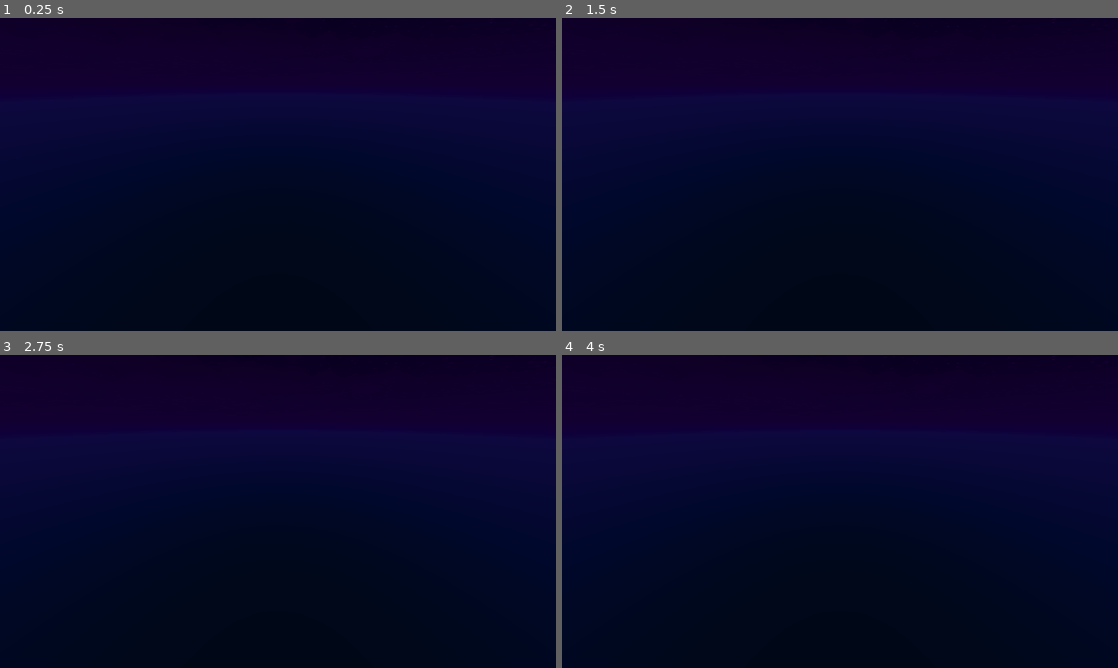
Above: before the commit, frames 1-4 (two rows, left to right).
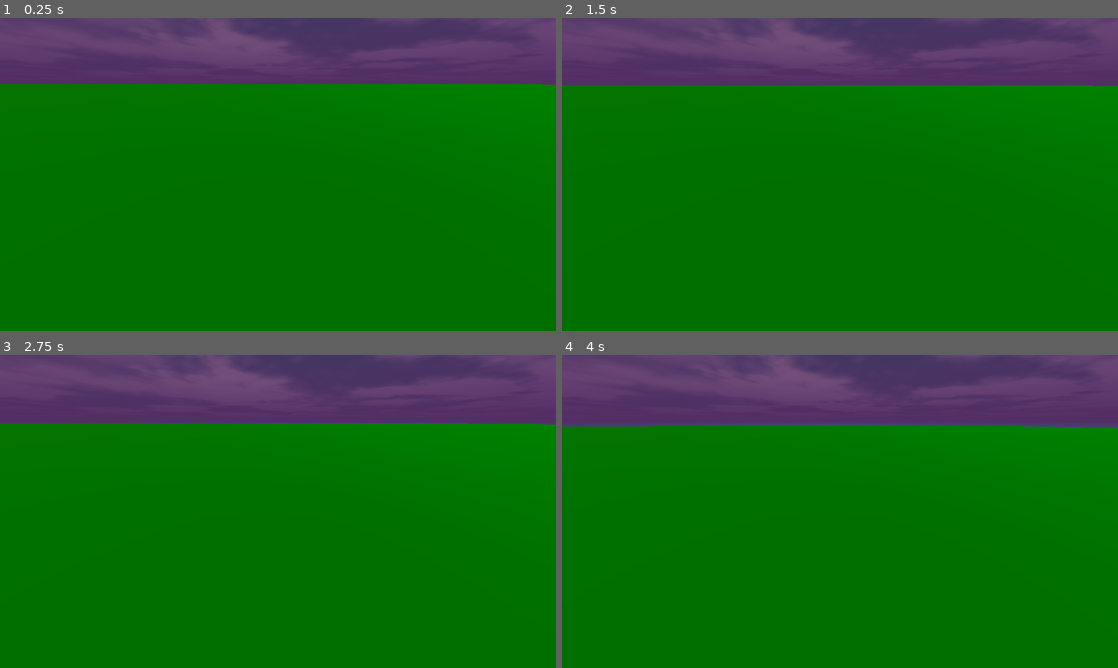
Above: after the commit, the same moments.

Repository: TrueMishamol/GMTK-2024
Game: Godot game, scene res://levels/game.tscn
Same seed, same stepped clock (60 frames per second), same inputs: the game is played once before the commit and once after it. The project has no main scene, so this scene is started directly.
Inputs (mouse positions are in pixels of both pictures, inside the frame that each line leads up to):
- Up to frame 1 (0.25 s): no input
- Up to frame 2 (1.5 s): tap Enter at 0.5 s; move the mouse to (962, 158) at 0.52 s; hold W (up) 0.53-1.28 s; click (962, 158) at 0.67 s; tap Space at 1.25 s; move the mouse to (728, 190) at 1.27 s; hold S (down) from 1.28 s (still down)
- Up to frame 3 (2.75 s): tap Enter at 2 s; move the mouse to (333, 442) at 2.02 s; release S (down) at 2.03 s; hold W (up) from 2.03 s (still down)
- Up to frame 4 (4 s): tap Space at 2.75 s; move the mouse to (812, 574) at 2.77 s; click (812, 574) at 2.92 s; tap Enter at 3.5 s; move the mouse to (1006, 558) at 3.52 s; release W (up) at 3.53 s; hold S (down) from 3.53 s (still down)

The runs differ from the first frame. In frame 1, 100% of the frame differs, in the area x 0-100%, y 0-100%; in frame 2, 100%; in frame 3, 100%; in frame 4, 100%.

Commit message:
I already forgot what I did

Diff:
--- /dev/null
+++ b/levels/MoveCamera.gd
@@ -0,0 +1,34 @@
+extends Camera3D
+
+# Speed and acceleration parameters
+@export var move_speed: float = 400.0
+@export var acceleration: float = 50.0
+@export var deceleration: float = 100.0
+
+# Limits for the Y position
+@export var min_y: float = 3.0
+@export var max_y: float = 100.0
+
+# Current velocity
+var velocity: float = 0.0
+
+func _process(delta: float) -> void:
+	if Input.is_action_pressed("down"):
+		velocity -= acceleration * delta
+	elif Input.is_action_pressed("up"):
+		velocity += acceleration * delta
+	else:
+		# Decelerate when no input is pressed
+		if velocity > 0:
+			velocity = max(velocity - deceleration * delta, 0)
+		elif velocity < 0:
+			velocity = min(velocity + deceleration * delta, 0)
+
+	# Apply the movement
+	position.y += velocity * delta
+
+	# Apply limits to the Y position
+	position.y = clamp(position.y, min_y, max_y)
+
+	# Clamp the velocity to avoid exceeding move_speed
+	velocity = clamp(velocity, -move_speed, move_speed)
--- a/levels/game.tscn
+++ b/levels/game.tscn
@@ -1,6 +1,17 @@
-[gd_scene load_steps=2 format=3 uid="uid://d0ftc30gdfrve"]
+[gd_scene load_steps=6 format=3 uid="uid://d0ftc30gdfrve"]
 
 [ext_resource type="PackedScene" uid="uid://f6kk4whontcp" path="res://nodes/Sky/main.tscn" id="1_m753q"]
+[ext_resource type="Script" path="res://levels/MoveCamera.gd" id="2_2nuij"]
+
+[sub_resource type="StandardMaterial3D" id="StandardMaterial3D_ibkdi"]
+albedo_color = Color(0, 0.721569, 0, 1)
+
+[sub_resource type="BoxMesh" id="BoxMesh_g0bns"]
+material = SubResource("StandardMaterial3D_ibkdi")
+size = Vector3(10000, 0.001, 10000)
+
+[sub_resource type="BoxShape3D" id="BoxShape3D_1o3jj"]
+size = Vector3(10000, 0.001, 10000)
 
 [node name="Game" type="Node3D"]
 
@@ -8,9 +19,19 @@
 script = null
 
 [node name="Camera3D" type="Camera3D" parent="."]
-transform = Transform3D(0.965926, 0.12941, -0.224144, 0, 0.866025, 0.5, 0.258819, -0.482963, 0.836516, -2, 2, 3)
+transform = Transform3D(0.965926, 0.12941, -0.224144, 0, 0.866025, 0.5, 0.258819, -0.482963, 0.836516, -2, 3.43, 3)
 fov = 90.0269
+script = ExtResource("2_2nuij")
 
 [node name="Enviroment" type="Node3D" parent="."]
 
-[node name="StaticBody3D" type="StaticBody3D" parent="Enviroment"]
+[node name="Floor" type="StaticBody3D" parent="Enviroment"]
+
+[node name="FloorMesh" type="MeshInstance3D" parent="Enviroment/Floor"]
+mesh = SubResource("BoxMesh_g0bns")
+skeleton = NodePath("../CollisionShape3D")
+
+[node name="CollisionShape3D" type="CollisionShape3D" parent="Enviroment/Floor"]
+shape = SubResource("BoxShape3D_1o3jj")
+
+[node name="Tower" type="Node3D" parent="."]
--- a/nodes/Sky/main.tscn
+++ b/nodes/Sky/main.tscn
@@ -36,7 +36,7 @@
 shader_parameter/stars_scale = 1.0
 shader_parameter/stars_opacity = 1.0
 shader_parameter/stars_texture = ExtResource("3_yetut")
-shader_parameter/overwritten_time = 2400.0
+shader_parameter/overwritten_time = 3000.0
 
 [sub_resource type="Sky" id="Sky_q13r3"]
 sky_material = SubResource("ShaderMaterial_msgkm")
@@ -52,7 +52,9 @@
 
 [node name="Main" type="Node3D"]
 script = ExtResource("1_awq8r")
+day_time = 6.0
 use_day_time_for_shader = true
+time_scale = 0.25
 sun_base_enegry = 1.0
 moon_base_enegry = 0.1
 
@@ -60,18 +62,18 @@
 environment = SubResource("Environment_bh1jy")
 
 [node name="Sun" type="DirectionalLight3D" parent="."]
-transform = Transform3D(0.920627, 0, -0.390445, -0.390445, -4.37114e-08, -0.920626, -1.70669e-08, 1, -4.02418e-08, 0, 0, 0)
+transform = Transform3D(0.920763, 0, -0.390123, 0, 1, 0, 0.390123, 0, 0.920763, 0, 0, 0)
 rotation_order = 4
-light_energy = 0.0
+light_energy = 0.259259
 shadow_enabled = true
 shadow_opacity = 0.75
 shadow_blur = 5.0
 
 [node name="Moon" type="DirectionalLight3D" parent="."]
-transform = Transform3D(0.995978, 0, 0.0895896, 0.0189377, -0.977403, -0.210533, 0.0875651, 0.211383, -0.973473, 0, 0, 0)
+transform = Transform3D(0.949425, 0, -0.313992, 0.30293, -0.263103, 0.915975, -0.0826122, -0.964768, -0.249796, 0, 0, 0)
 rotation_order = 4
 light_color = Color(1, 1, 0.6, 1)
-light_energy = 0.0
+light_energy = 0.1
 shadow_enabled = true
 shadow_opacity = 0.25
 shadow_blur = 5.0
--- a/nodes/resources/towerFunctionControllers/towerFunctionBase.tres
+++ b/nodes/resources/towerFunctionControllers/towerFunctionBase.tres
@@ -1,9 +1,13 @@
-[gd_resource type="Resource" load_steps=2 format=3 uid="uid://weoambgvd06y"]
+[gd_resource type="Resource" script_class="towerFunction" load_steps=2 format=3 uid="uid://weoambgvd06y"]
 
 [ext_resource type="Script" path="res://nodes/resources/towerFunctionControllers/tower_function_base.gd" id="1_bj26t"]
 
 [resource]
 script = ExtResource("1_bj26t")
-pieceName = ""
+partName = ""
 partLevel = 0
+maxPartLevel = 3
 upkeepPrice = 0
+defenseLevel = 0
+maxDefenselevel = 5
+unlockedAtBeginning = true
--- a/nodes/resources/towerResearchResources/researchResource.tres
+++ b/nodes/resources/towerResearchResources/researchResource.tres
@@ -1,6 +1,7 @@
-[gd_resource type="Resource" script_class="researchResource" load_steps=2 format=3 uid="uid://dmaa1wn51aj7f"]
+[gd_resource type="Resource" script_class="researchGoal" load_steps=2 format=3 uid="uid://dmaa1wn51aj7f"]
 
 [ext_resource type="Script" path="res://nodes/resources/towerResearchResources/researchResource.gd" id="1_3g327"]
 
 [resource]
 script = ExtResource("1_3g327")
+unlocked = false
--- a/project.godot
+++ b/project.godot
@@ -32,7 +32,7 @@
 
 [editor_plugins]
 
-enabled=PackedStringArray("res://addons/AutoExportVersion/plugin.cfg", "res://addons/simplegrasstextured/plugin.cfg")
+enabled=PackedStringArray("res://addons/AutoExportVersion/plugin.cfg", "res://addons/simplegrasstextured/plugin.cfg", "res://addons/zylann.atmosphere/tools/plugin.cfg")
 
 [file_customization]
 
